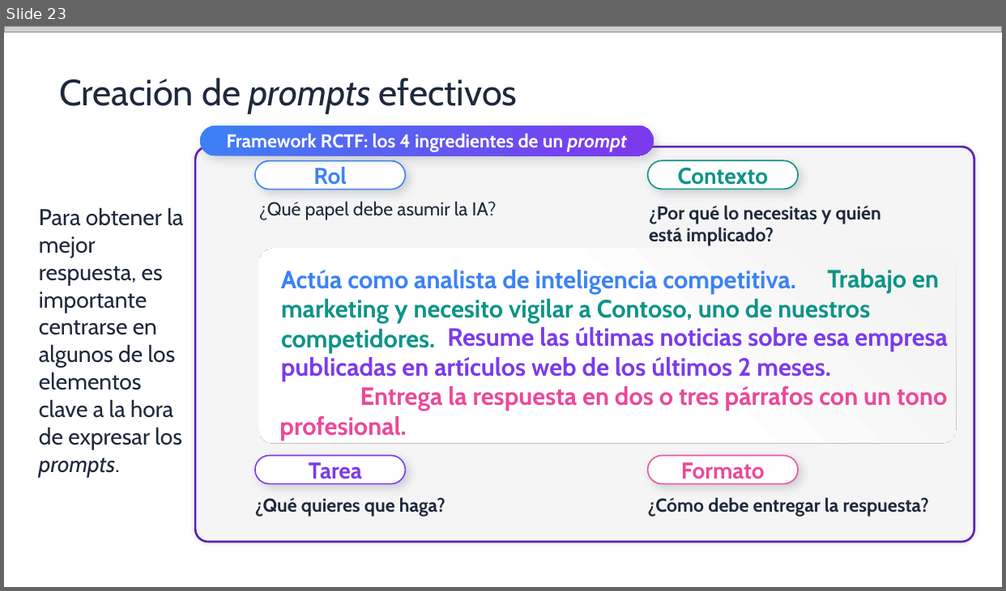
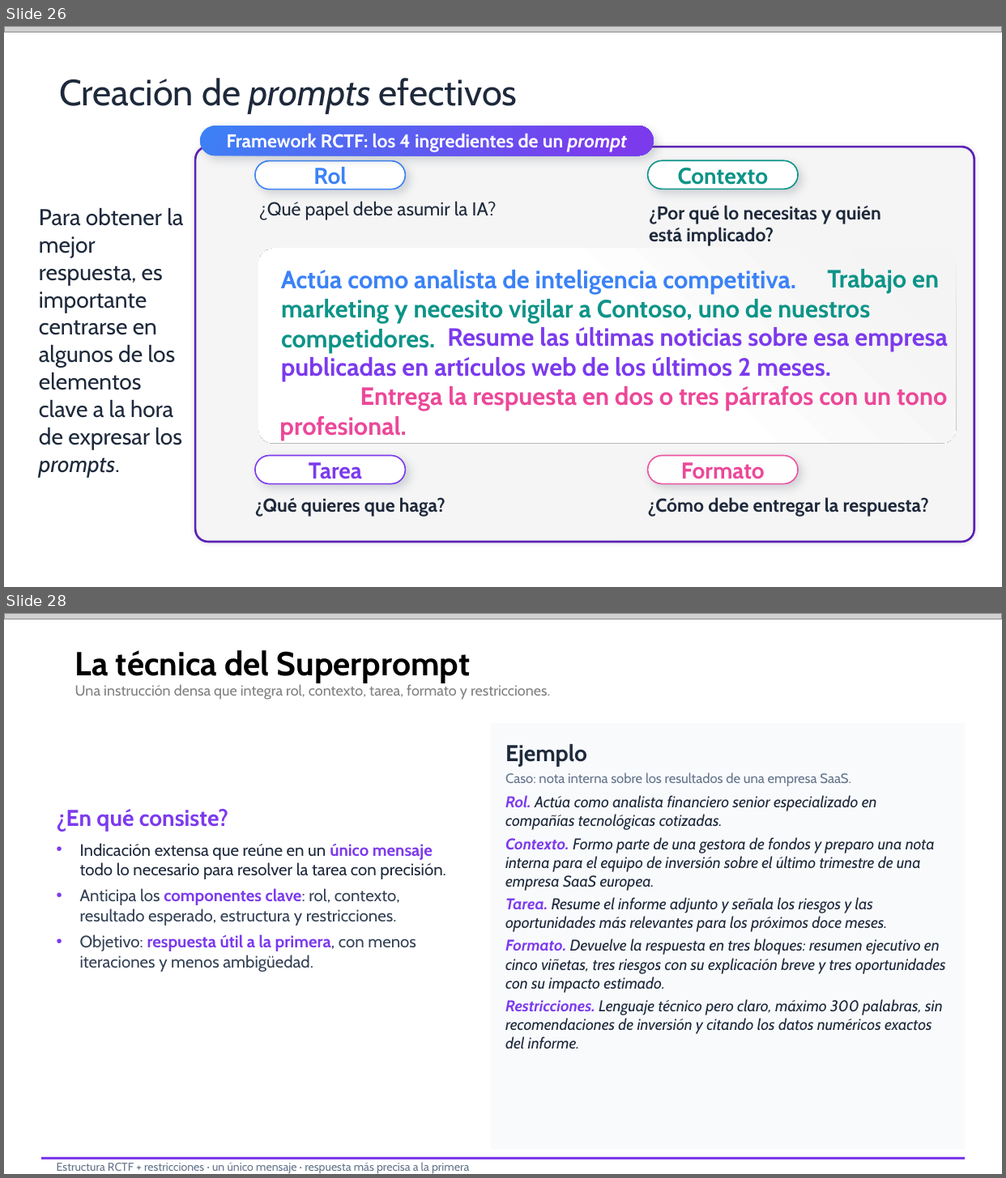
Before and after one commit to quizeth/Labs, a slide deck: IA y Copilot para business professionals/IA Generativa y Microsoft Copilot para profesionales.pptx. Shown one above the other, each under a label of ours: slide 23 before the commit, slides 26 and 28 after it; the slides between them are not shown. The pictures are 1006x591 and 1006x1178 pixels, drawn with LibreOffice and Linux fonts; fonts in the diff are those of the drawing; grey boxes stand for pictures. Boxes give left, top, right and bottom in pixels: in the first picture for what was removed or moved away, otherwise in the second. Text is boxed around its words. In the diff, an @@ line names an element or a change of style, - is before the commit and + after.

```diff
--- a/IA y Copilot para business professionals/IA Generativa y Microsoft Copilot para profesionales.pptx
+++ b/IA y Copilot para business professionals/IA Generativa y Microsoft Copilot para profesionales.pptx
@@ slide 28 added at (4,613,1002,1174), background #FFFFFF @@
@@ picture added at (4,613,1002,619) @@
@@ text added at (75,650,470,683), 32 pt, text #000000, bold @@
+La técnica del Superprompt
@@ text added at (75,684,550,700), 14 pt, text #808080 @@
+Una instrucción densa que integra rol, contexto, tarea, formato y restricciones.
@@ rectangle added at (491,724,965,1150), fill #F8FAFC @@
@@ text added at (505,744,946,1049), 15 pt, text #1E293B, italic @@
+Ejemplo
+Caso: nota interna sobre los resultados de una empresa SaaS.
+Rol. Actúa como analista financiero senior especializado en compañías tecnológicas cotizadas.
+Contexto. Formo parte de una gestora de fondos y preparo una nota interna para el equipo de inversión sobre el último trimestre de una empresa SaaS europea.
+Tarea. Resume el informe adjunto y señala los riesgos y las oportunidades más relevantes para los próximos doce meses.
+Formato. Devuelve la respuesta en tres bloques: resumen ejecutivo en cinco viñetas, tres riesgos con su explicación breve y tres oportunidades con su impacto estimado.
+Restricciones. Lenguaje técnico pero claro, máximo 300 palabras, sin recomendaciones de inversión y citando los datos numéricos exactos del informe.
@@ text added at (57,809,446,972), 16 pt, text #334155 @@
+¿En qué consiste?
+• Indicación extensa que reúne en un único mensaje todo lo necesario para resolver la tarea con precisión.
+• Anticipa los componentes clave: rol, contexto, resultado esperado, estructura y restricciones.
+• Objetivo: respuesta útil a la primera, con menos iteraciones y menos ambigüedad.
@@ rectangle added at (41,1157,965,1160), fill #7C3AED @@
@@ text added at (57,1162,469,1174), 11 pt, text #64748B @@
+Estructura RCTF + restricciones · un único mensaje · respuesta más precisa a la primera
@@ what was slide 23 is now slide 26 @@
```
Also in this commit, not shown: 9 slides changed, 8 other slides added, 2 slides removed.
